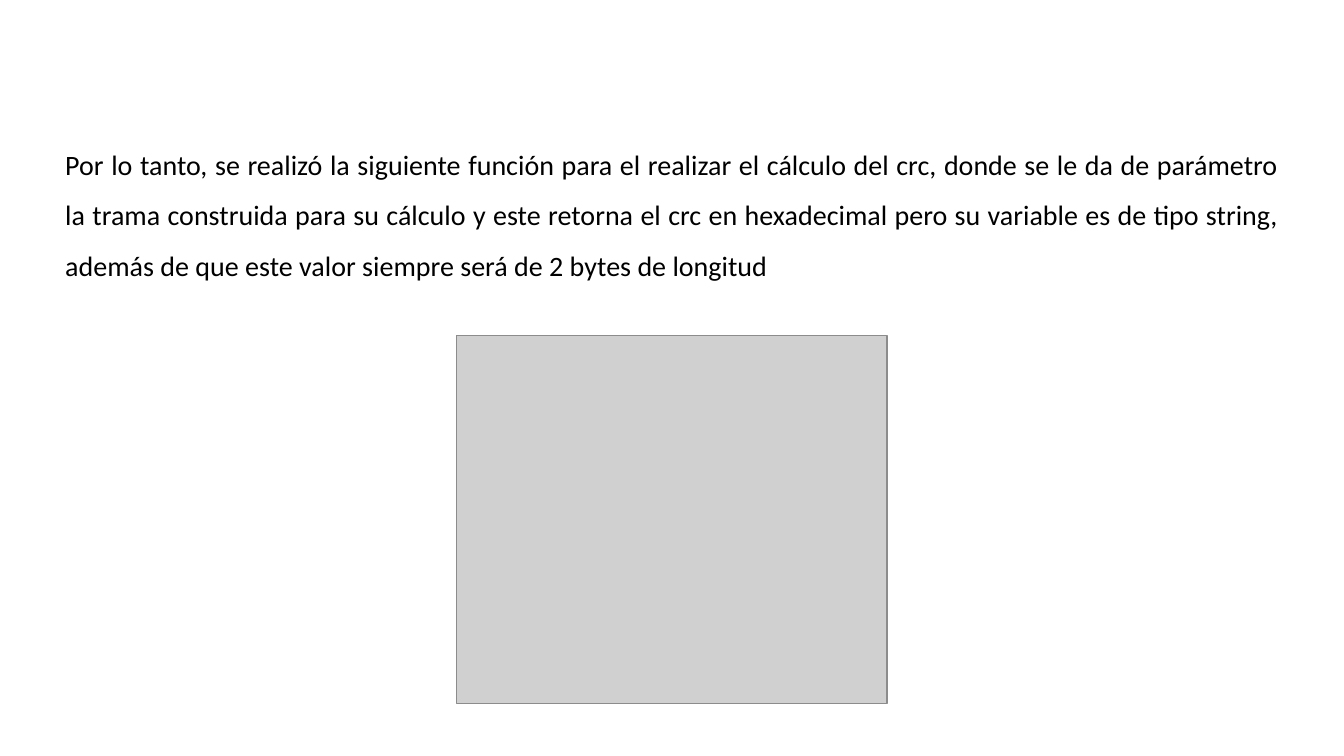
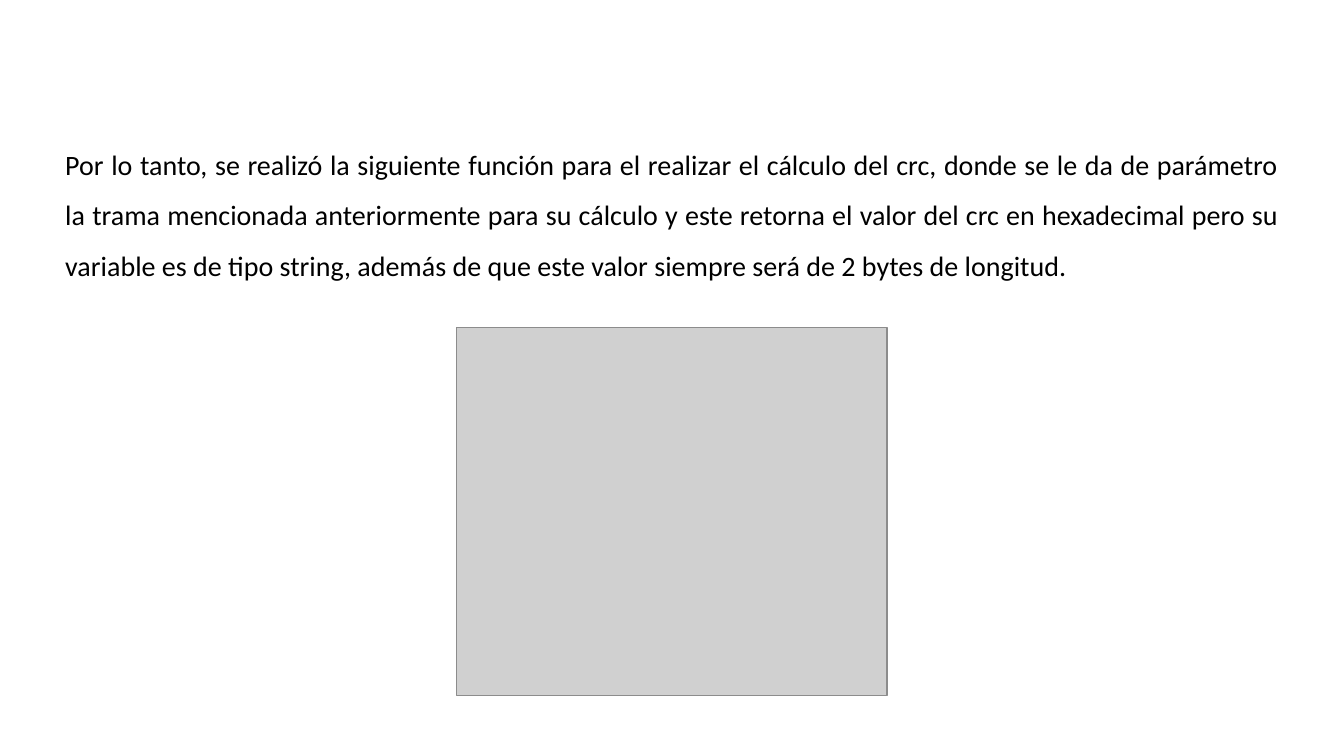
Before and after one commit to LeonelNieto/Serial-GEA, a slide deck: slide 5 of GEA3 Python.pptx. Drawn at 1344x756 pixels with LibreOffice and Linux fonts; fonts in the diff are those of the drawing; grey boxes stand for pictures; background and template pictures are left out. Boxes give left, top, right and bottom in pixels: in the first picture for what was removed or moved away, otherwise in the second. Text is boxed around its words. In the diff, an @@ line names an element or a change of style, - is before the commit and + after.

```diff
--- a/GEA3 Python.pptx
+++ b/GEA3 Python.pptx
@@ text at (65,155,1278,281): text changed @@
-Por lo tanto, se realizó la siguiente función para el realizar el cálculo del crc, donde se le da de parámetro la trama construida para su cálculo y este retorna el crc en hexadecimal pero su variable es de tipo string, además de que este valor siempre será de 2 bytes de longitud
+Por lo tanto, se realizó la siguiente función para el realizar el cálculo del crc, donde se le da de parámetro la trama mencionada anteriormente para su cálculo y este retorna el valor del crc en hexadecimal pero su variable es de tipo string, además de que este valor siempre será de 2 bytes de longitud.
@@ picture: place and size @@
-picture at (457,336,887,704)
+picture at (457,328,887,696)
```
Also in this commit, not shown: 1 other slide changed, 5 slides added, 4 slides removed, 1 other file.
